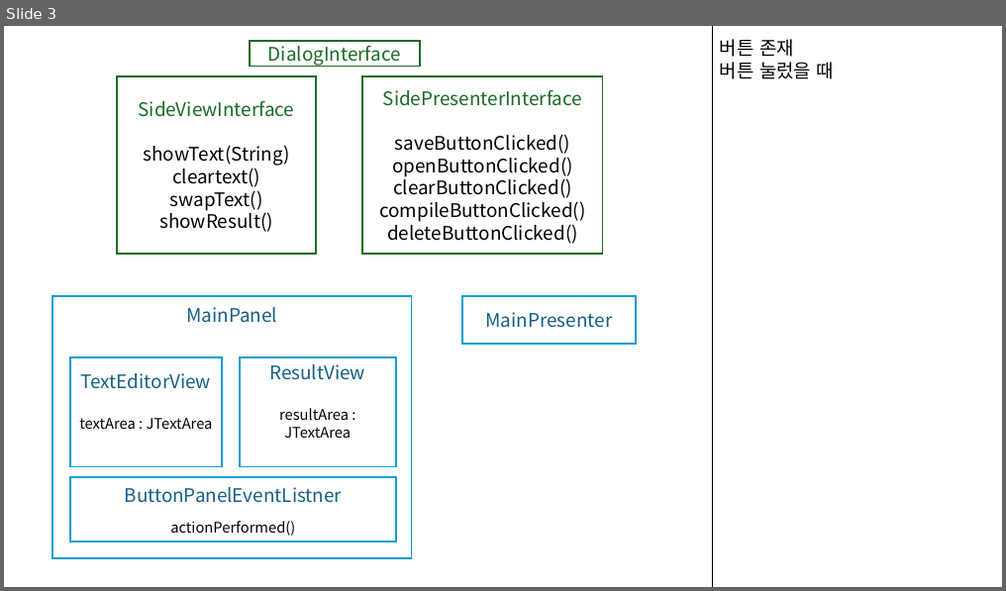
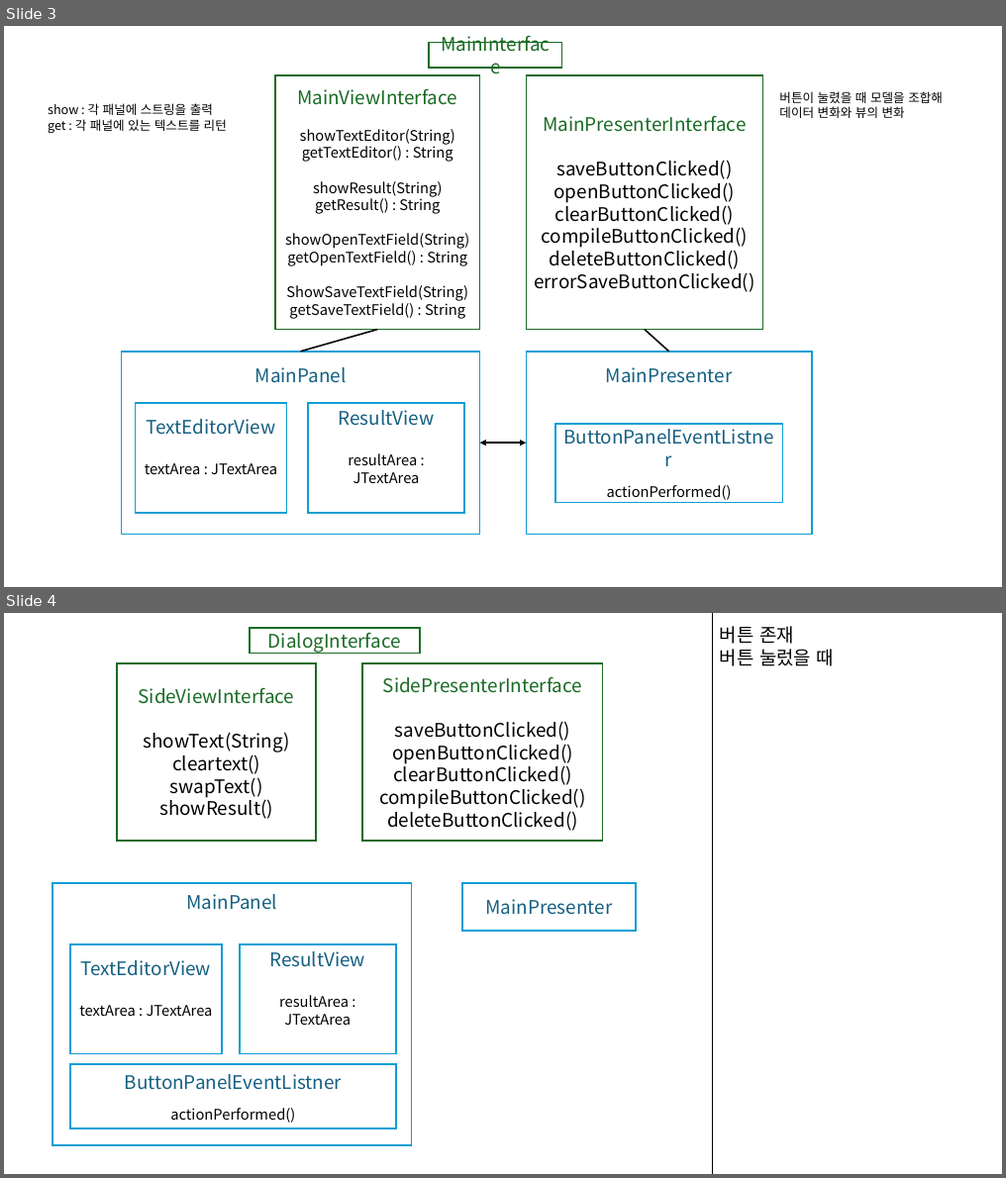
Before and after one commit to dasfaf4464/File, a slide deck: blueprint/프레젠테이션1.pptx. Shown one above the other, each under a label of ours: slide 3 before the commit, slides 3 and 4 after it. The pictures are 1006x591 and 1006x1178 pixels, drawn with LibreOffice and Linux fonts; fonts in the diff are those of the drawing. Boxes give left, top, right and bottom in pixels: in the first picture for what was removed or moved away, otherwise in the second. Text is boxed around its words. In the diff, an @@ line names an element or a change of style, - is before the commit and + after.

```diff
--- a/blueprint/프레젠테이션1.pptx
+++ b/blueprint/프레젠테이션1.pptx
@@ slide 3 added at (4,26,1002,587), background #FFFFFF @@
@@ rectangle added at (429,43,561,68), fill #FFFFFF, outline #196B24 1.5 pt, 18 pt, text #196B24 @@
+MainInterface
@@ rectangle added at (275,76,479,329), fill #FFFFFF, outline #196B24 1.5 pt, 14 pt, text #000000 @@
+MainViewInterface
+showTextEditor(String)
+getTextEditor() : String
+showResult(String)
+getResult() : String
+showOpenTextField(String)
+getOpenTextField() : String
+ShowSaveTextField(String)
+getSaveTextField() : String
@@ rectangle added at (527,76,763,329), fill #FFFFFF, outline #196B24 1.5 pt, 18 pt, text #000000 @@
+MainPresenterInterface
+saveButtonClicked()
+openButtonClicked()
+clearButtonClicked()
+compileButtonClicked()
+deleteButtonClicked()
+errorSaveButtonClicked()
@@ text added at (48,103,227,133), 12 pt, text #000000 @@
+show : 각 패널에 스트링을 출력
+get : 각 패널에 있는 텍스트를 리턴
@@ text added at (779,91,943,118), 12 pt, text #000000 @@
+버튼이 눌렸을 때 모델을 조합해
+데이터 변화와 뷰의 변화
@@ rectangle added at (122,352,480,534), fill #FFFFFF, outline #0F9ED5 1.5 pt, 18 pt, text #156082 @@
+MainPanel
@@ line added from (377, 330) to (300, 352), #000000 1.5 pt @@
@@ rectangle added at (527,352,813,534), fill #FFFFFF, outline #0F9ED5 1.5 pt, 18 pt, text #156082 @@
+MainPresenter
@@ line added from (645, 330) to (668, 352), #000000 1.5 pt @@
@@ rectangle added at (135,403,286,513), fill #FFFFFF, outline #0F9ED5 1.5 pt, 14 pt, text #000000 @@
+TextEditorView
+textArea : JTextArea
@@ rectangle added at (308,403,464,513), fill #FFFFFF, outline #0F9ED5 1.5 pt, 14 pt, text #000000 @@
+ResultView
+resultArea : JTextArea
@@ rectangle added at (555,424,782,503), fill #FFFFFF, outline #0F9ED5 1.5 pt, 18 pt, text #156082 @@
+ButtonPanelEventListner
+actionPerformed()
@@ double arrow added from (480, 443) to (527, 443), #000000 1.5 pt @@
@@ what was slide 3 is now slide 4 @@
```
Also in this commit, not shown: 1 slide changed, 1 other slide added, 1 slide removed, 5 other files.
